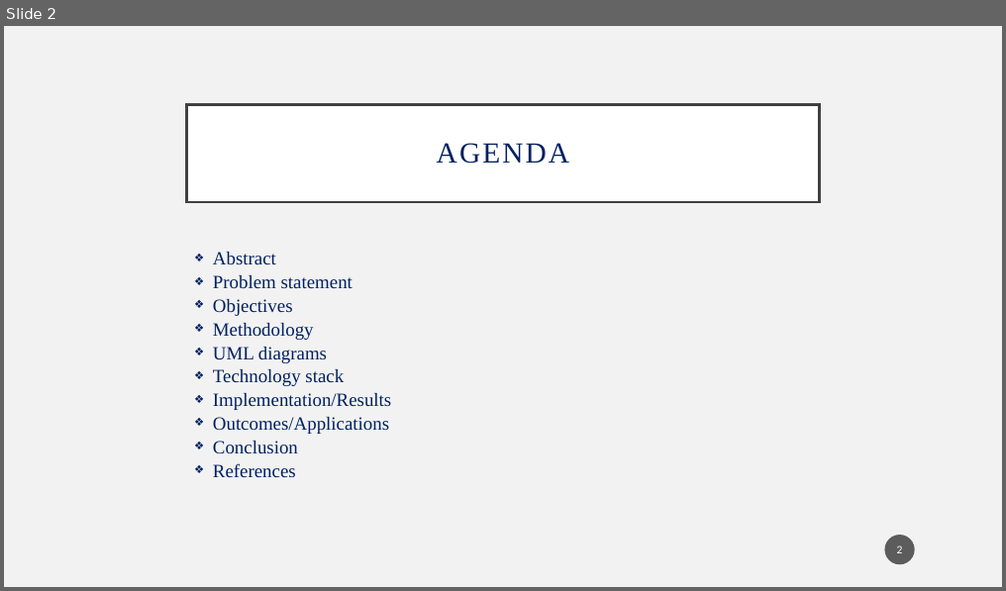
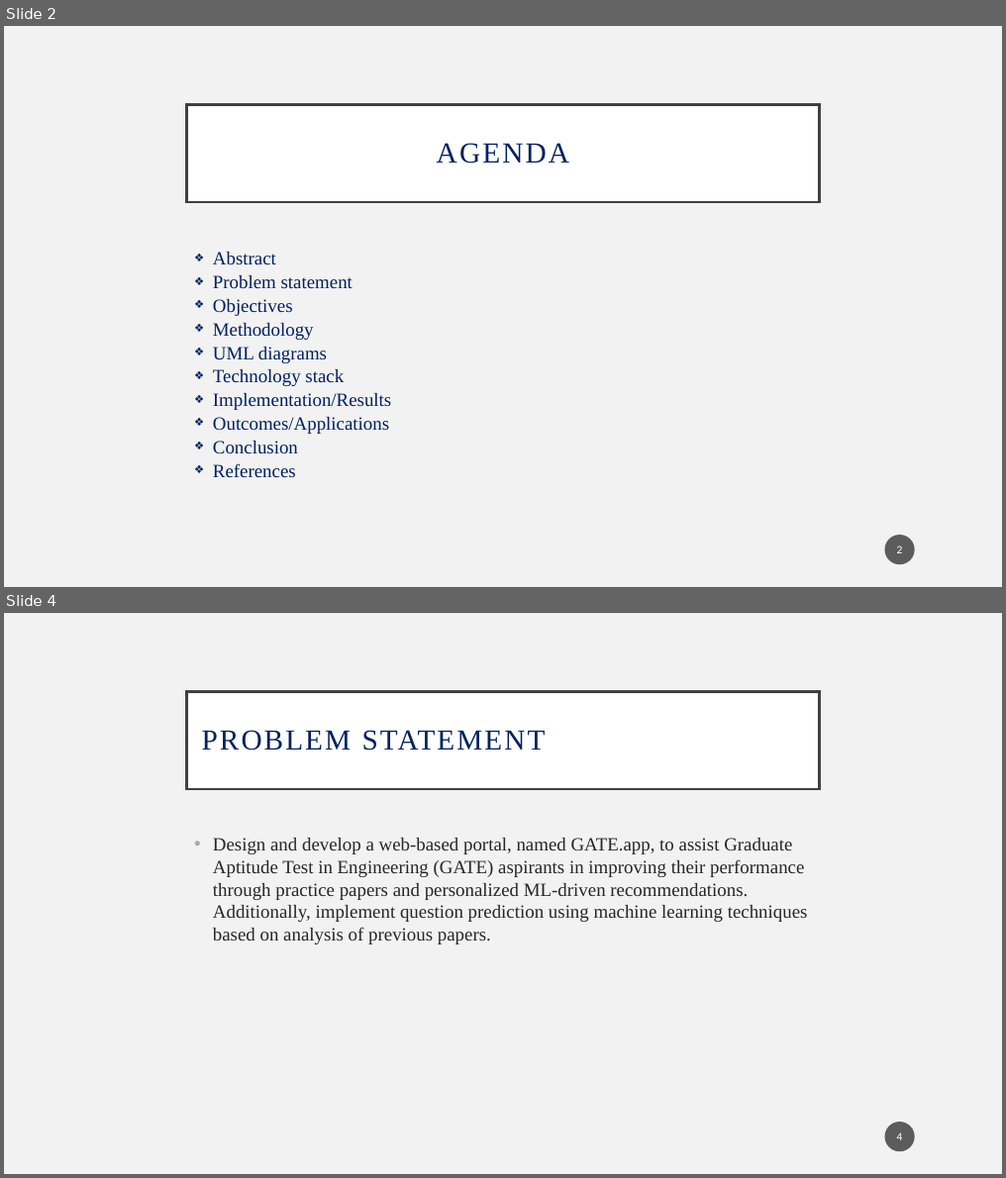
Before and after one commit to 3P-s/app.GATE, a slide deck: MP2_6CS342_AY23-24_ESE_presentation_format.pptx. Shown one above the other, each under a label of ours: slide 2 before the commit, slides 2 and 4 after it; the slides between them are not shown. The pictures are 1006x591 and 1006x1178 pixels, drawn with LibreOffice and Linux fonts; fonts in the diff are those of the drawing. Boxes give left, top, right and bottom in pixels: in the first picture for what was removed or moved away, otherwise in the second. Text is boxed around its words. In the diff, an @@ line names an element or a change of style, - is before the commit and + after.

```diff
--- a/MP2_6CS342_AY23-24_ESE_presentation_format.pptx
+++ b/MP2_6CS342_AY23-24_ESE_presentation_format.pptx
@@ slide 4 added at [4, 613, 1002, 1174], background #F2F2F2 @@
@@ title added at [187, 691, 819, 789], fill #FFFFFF, outline #404040 2.5 pt, 27.9 pt, text #002060 @@
+PROBLEM STATEMENT
@@ text added at [213, 838, 808, 945], 18 pt, text #262626 @@
+• Design and develop a web-based portal, named GATE.app, to assist Graduate Aptitude Test in Engineering (GATE) aspirants in improving their performance through practice papers and personalized ML-driven recommendations. Additionally, implement question prediction using machine learning techniques based on analysis of previous papers.
@@ page number added at [885, 1122, 915, 1152], fill #1D1D1D at 70% opacity, 11 pt, text #FFFFFF @@
+4
```
Also in this commit, not shown: 6 slides changed, 5 other slides added, 6 slides removed, 3 other files.
